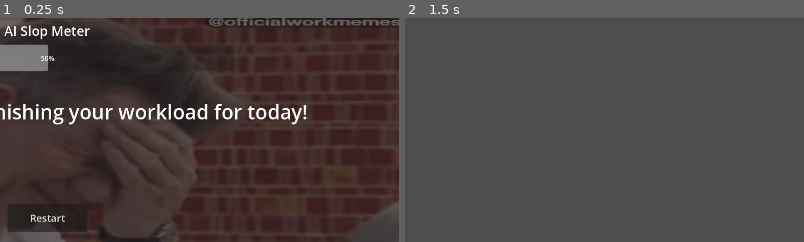
Above: before the commit, frames 1-2 (left to right).
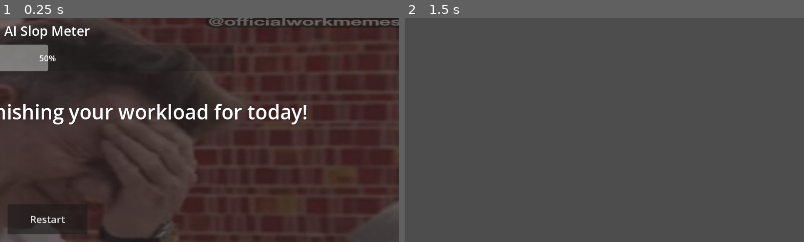
Above: after the commit, the same moments.

Repository: Jakllp/grrrr-microslop
Game: Godot game, scene res://resources/end_screens/game-over-good.tscn
Two runs of this game, one before a commit and one after it. Both use one fixed random seed, a clock stepped at 60 frames per second and the inputs below. This scene is started directly instead of the project's main scene.
Inputs:
- Up to frame 1 (0.25 s): no input
- Up to frame 2 (1.5 s): click "Restart" at 0.5 s; tap Enter at 1.25 s
The pictures show only the part of the screen within x 44-94%, y 30-80%; the shares and areas given below are measured in that part.

The runs differ from the first frame. In frame 1, 0.4% of the frame differs, in the area x 2-22%, y 16-97%; in frame 2, nothing differs.

Commit message:
Finished bad end game screen

Diff:
--- /dev/null
+++ b/resources/end_screens/game-over-bad.tscn
@@ -0,0 +1,54 @@
+[gd_scene format=3 uid="uid://cghpn7i7wngdv"]
+
+[ext_resource type="Script" uid="uid://shwf1o0bmm47" path="res://resources/end_screens/game_over.gd" id="1_il115"]
+[ext_resource type="Texture2D" uid="uid://cdclvlf6f01g2" path="res://assets/images/96302.webp" id="2_7hixy"]
+
+[node name="GameOverBad" type="Control" unique_id=142773003]
+layout_mode = 3
+anchors_preset = 15
+anchor_right = 1.0
+anchor_bottom = 1.0
+grow_horizontal = 2
+grow_vertical = 2
+script = ExtResource("1_il115")
+
+[node name="TextureRect" type="TextureRect" parent="." unique_id=935655202]
+layout_mode = 0
+offset_right = 1920.0
+offset_bottom = 1080.0
+texture = ExtResource("2_7hixy")
+
+[node name="Panel" type="Panel" parent="TextureRect" unique_id=1758562479]
+modulate = Color(1, 1, 1, 0.14509805)
+layout_mode = 0
+offset_right = 1920.0
+offset_bottom = 1080.0
+
+[node name="RestartGameButton" type="Button" parent="TextureRect" unique_id=1321126034]
+layout_mode = 0
+offset_left = 864.0
+offset_top = 768.0
+offset_right = 1056.0
+offset_bottom = 832.0
+theme_override_font_sizes/font_size = 24
+text = "Restart"
+
+[node name="ProgressBar" type="ProgressBar" parent="TextureRect" unique_id=318478308]
+layout_mode = 0
+offset_left = 640.0
+offset_top = 256.0
+offset_right = 1280.0
+offset_bottom = 320.0
+theme_override_font_sizes/font_size = 20
+value = 50.0
+
+[node name="Label" type="Label" parent="TextureRect" unique_id=1914549254]
+layout_mode = 0
+offset_left = 856.0
+offset_top = 192.0
+offset_right = 1063.0
+offset_bottom = 237.0
+theme_override_font_sizes/font_size = 32
+text = "AI Slop meter"
+
+[connection signal="pressed" from="TextureRect/RestartGameButton" to="." method="_on_restart_game_button_pressed"]
--- a/resources/end_screens/game-over-good.tscn
+++ b/resources/end_screens/game-over-good.tscn
@@ -1,22 +1,22 @@
 [gd_scene format=3 uid="uid://ednu2ua30hwp"]
 
-[ext_resource type="Script" uid="uid://shwf1o0bmm47" path="res://resources/end_screens/game_over.gd" id="1_78h6f"]
-[ext_resource type="Texture2D" uid="uid://d1lop4hmt2grq" path="res://assets/images/meme-get-paid-enough.jpg" id="2_78h6f"]
+[ext_resource type="Script" uid="uid://shwf1o0bmm47" path="res://resources/end_screens/game_over.gd" id="1_mm841"]
+[ext_resource type="Texture2D" uid="uid://d1lop4hmt2grq" path="res://assets/images/meme-get-paid-enough.jpg" id="2_ywm1h"]
 
-[node name="GameOver" type="Control" unique_id=1967963354]
+[node name="GameOverGood" type="Control" unique_id=1967963354]
 layout_mode = 3
 anchors_preset = 15
 anchor_right = 1.0
 anchor_bottom = 1.0
 grow_horizontal = 2
 grow_vertical = 2
-script = ExtResource("1_78h6f")
+script = ExtResource("1_mm841")
 
 [node name="TextureRect" type="TextureRect" parent="." unique_id=1354166890]
 layout_mode = 0
 offset_right = 1920.0
 offset_bottom = 1080.0
-texture = ExtResource("2_78h6f")
+texture = ExtResource("2_ywm1h")
 
 [node name="Panel" type="Panel" parent="TextureRect" unique_id=1869700624]
 layout_mode = 0
@@ -28,7 +28,7 @@
 offset_left = 864.0
 offset_top = 768.0
 offset_right = 1056.0
-offset_bottom = 835.0
+offset_bottom = 840.0
 theme_override_font_sizes/font_size = 24
 text = "Restart"
 
@@ -39,6 +39,7 @@
 offset_right = 1408.0
 offset_bottom = 448.0
 theme_override_colors/font_color = Color(0.99215686, 1, 1, 1)
+theme_override_font_sizes/font_size = 20
 value = 50.0
 
 [node name="CongratulationsMessage" type="Label" parent="TextureRect" unique_id=1051660271]
Binary file added: assets/images/96302.webp
Not shown, added: assets/images/96302.webp.import
